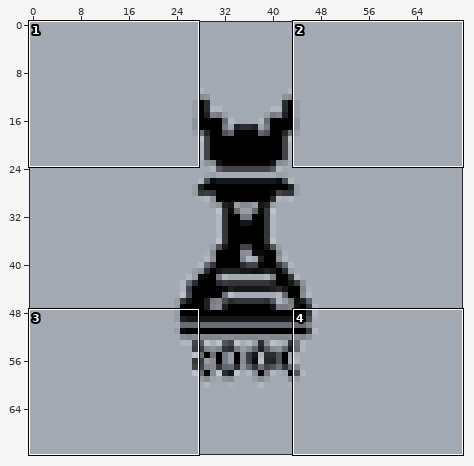
Two states of a sprite sheet, frontend/static/images/icon-72x72.png. The first picture is a wide view before the edit; the outline marks the close-up.
Close-up. The starting point:
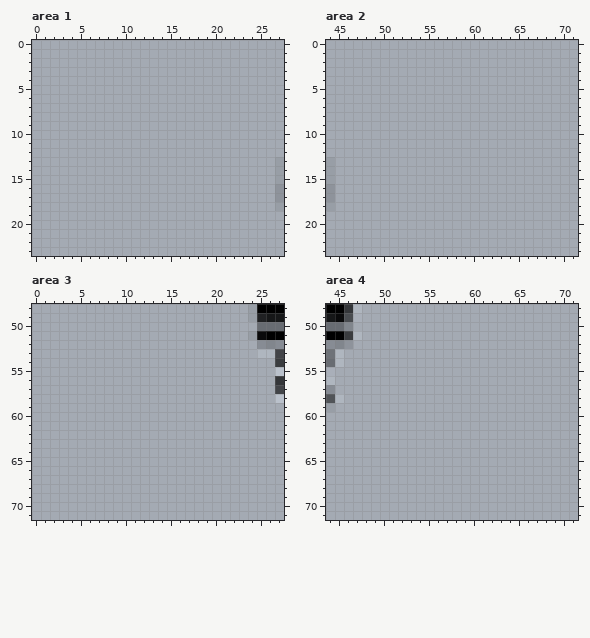
The file is 72x72 pixels. Pixels under 10% opacity are left out. Colours within 5 levels of each other are drawn and written as one. Shown: area 1: x 0..27, y 0..23; area 2: x 44..71, y 0..23; area 3: x 0..27, y 48..71; area 4: x 44..71, y 48..71.
New version:
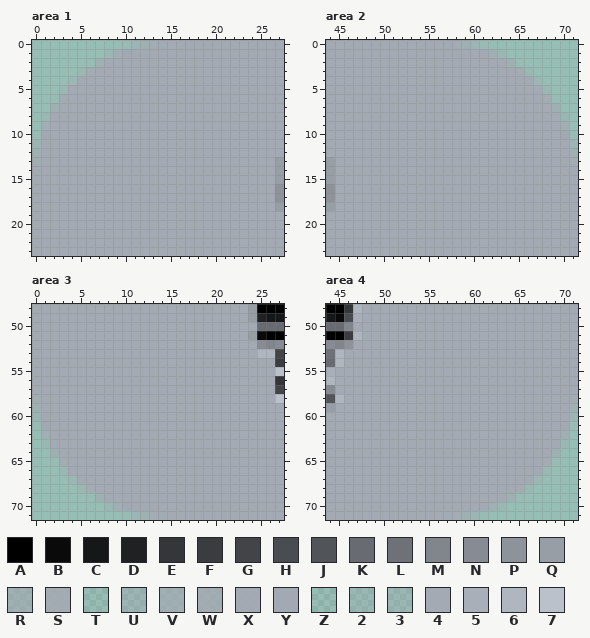
Palette (. is transparent): A #000000  B #0a0a0b  C #161718  D #202123  E #343639  F #3a3c3f  G #424448  H #494c50  J #515458  K #686c72  L #6e7278  M #81868d  N #878c94  P #8e939b  Q #989ea6  R #a3a9b2ab  S #a3aab2ea  T #a3a9b326  U #a3a9b36d  V #a3a9b3b4  W #a3a9b3d6  X #a3a9b3f3  Y #a3a9b3f9  Z #a3aab31a  2 #a4a9b245  3 #a4a9b254  4 #a4aab3  5 #a9afb9  6 #afb6bf  7 #bac1cb
Diff:
Area 1:
y 0: x 0..14 444444444444444 -> ..........TURWX
y 1: x 0..10 44444444444 -> ........2VY
y 2: x 0..7 44444444 -> ......ZR
y 3: x 0..6 4444444 -> .....2S
y 4: x 0..4 44444 -> ....3
y 5: x 0..3 4444 -> ...2
y 6: x 0..3 4444 -> ..ZS
y 7: x 0..2 444 -> ..R
y 8: x 0..1 44 -> .2
y 9: x 0..1 44 -> .V
y 10: x 0..1 44 -> TY
y 11: x 0 4 -> U
y 12: x 0 4 -> R
y 13: x 0 4 -> W
y 14: x 0 4 -> X
Area 2:
y 0: x 57..71 444444444444444 -> XWRUT..........
y 1: x 61..71 44444444444 -> YV2........
y 2: x 64..71 44444444 -> RZ......
y 3: x 65..71 4444444 -> S2.....
y 4: x 67..71 44444 -> 3....
y 5: x 68..71 4444 -> 2...
y 6: x 68..71 4444 -> SZ..
y 7: x 69..71 444 -> R..
y 8: x 70..71 44 -> 2.
y 9: x 70..71 44 -> V.
y 10: x 70..71 44 -> YT
y 11: x 71 4 -> U
y 12: x 71 4 -> R
y 13: x 71 4 -> W
y 14: x 71 4 -> X
Area 3:
y 57: x 0 4 -> X
y 58: x 0 4 -> W
y 59: x 0 4 -> R
y 60: x 0 4 -> U
y 61: x 0..1 44 -> TY
y 62: x 0..1 44 -> .V
y 63: x 0..1 44 -> .2
y 64: x 0..2 444 -> ..R
y 65: x 0..3 4444 -> ..ZS
y 66: x 0..3 4444 -> ...2
y 67: x 0..4 44444 -> ....3
y 68: x 0..6 4444444 -> .....2S
y 69: x 0..7 44444444 -> ......ZR
y 70: x 0..10 44444444444 -> ........2VY
y 71: x 0..14 444444444444444 -> ..........TURWX
Area 4:
y 57: x 71 4 -> X
y 58: x 71 4 -> W
y 59: x 71 4 -> R
y 60: x 71 4 -> U
y 61: x 70..71 44 -> YT
y 62: x 70..71 44 -> V.
y 63: x 70..71 44 -> 2.
y 64: x 69..71 444 -> R..
y 65: x 68..71 4444 -> SZ..
y 66: x 68..71 4444 -> 2...
y 67: x 67..71 44444 -> 3....
y 68: x 65..71 4444444 -> S2.....
y 69: x 64..71 44444444 -> RZ......
y 70: x 61..71 44444444444 -> YV2........
y 71: x 57..71 444444444444444 -> XWRUT..........
